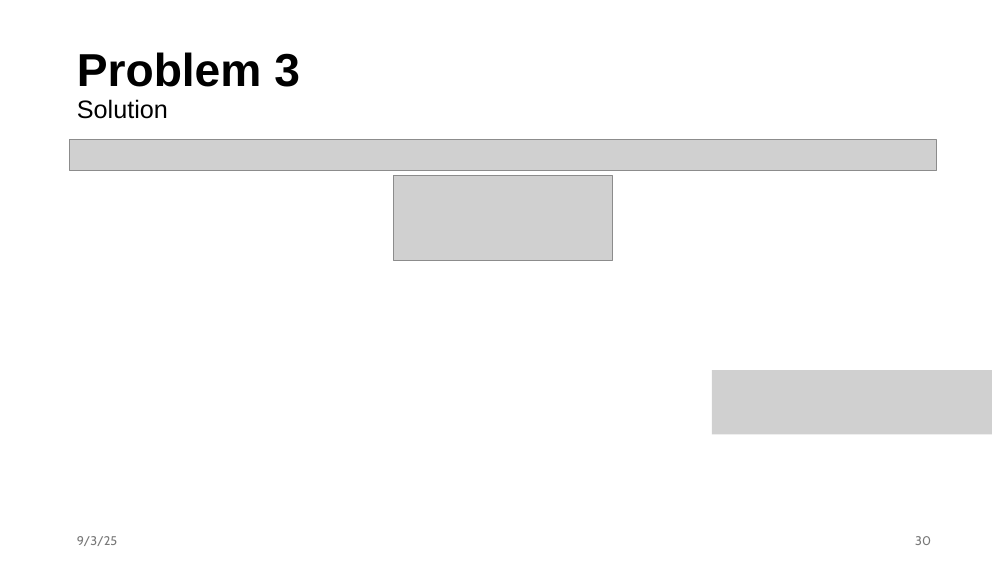
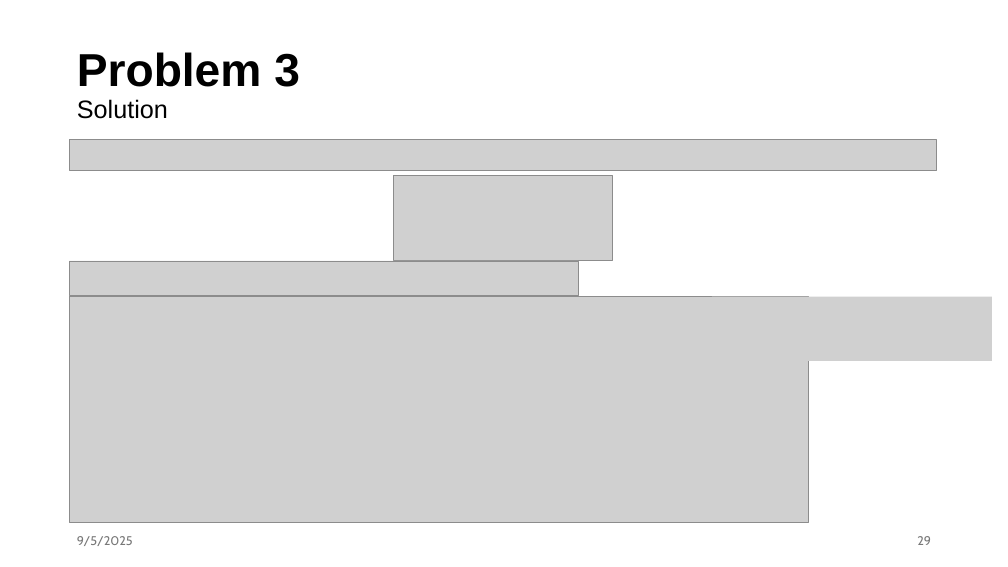
Before and after one commit to kenzhu2000/kenzhu2000.github.io, a slide deck: slide 29 of cse3302/t3.pptx (slide 30 before the commit). Drawn at 1008x567 pixels with LibreOffice and Linux fonts; fonts in the diff are those of the drawing; grey boxes stand for pictures. Boxes give left, top, right and bottom in pixels: in the first picture for what was removed or moved away, otherwise in the second. Text is boxed around its words. In the diff, an @@ line names an element or a change of style, - is before the commit and + after.

```diff
--- a/cse3302/t3.pptx
+++ b/cse3302/t3.pptx
@@ picture added at (x1=70, y1=261, x2=578, y2=296) @@
@@ picture added at (x1=70, y1=296, x2=808, y2=523) @@
@@ picture added at (x1=712, y1=296, x2=992, y2=361) @@
@@ picture removed at (x1=712, y1=370, x2=992, y2=434) @@
@@ text at (x1=77, y1=536, x2=133, y2=546): text changed @@
-9/3/25
+9/5/2025
@@ page number at (x1=917, y1=536, x2=931, y2=545): text changed @@
-30
+29
```
Also in this commit, not shown: 23 other slides changed, 1 slide removed, 1 other file.
